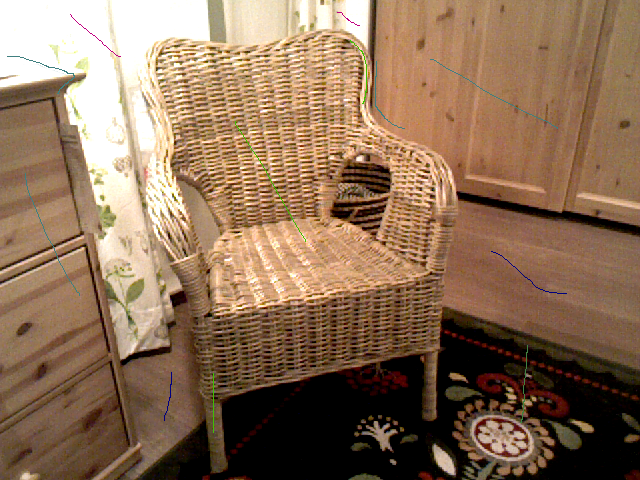
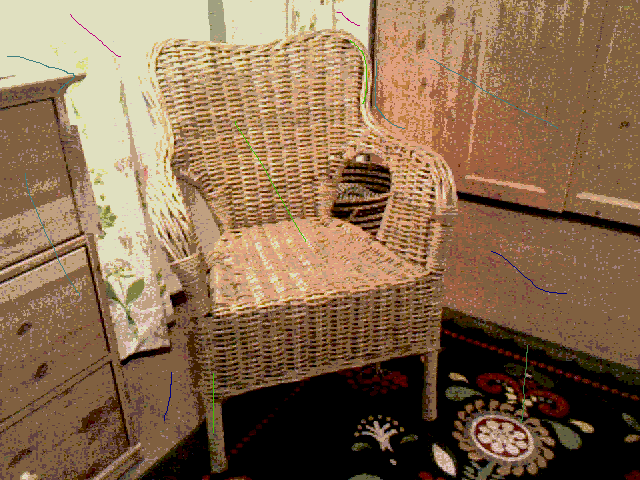
Layers edited between the first and the second (640, 480) image:
painted on "Layer #1" over bbox(23, 64, 68, 104)
painted on "10.png" over bbox(0, 0, 640, 480)
